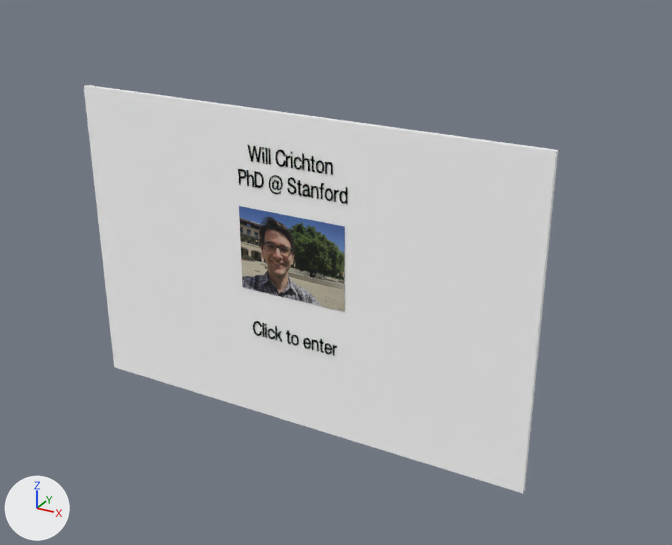
A saved change to the glTF model assets/models/website-terrain/WebsiteTerrain.gltf.
Both versions are drawn from a 50 mm camera at (8.01, -12.99, 9.84) aimed at (0.74, 0.24, 3.22). Arrows for +X, +Y and +Z are at lower left; the lights stay in place. Where no turn or scale is listed for an object, it has been applied to the vertices.
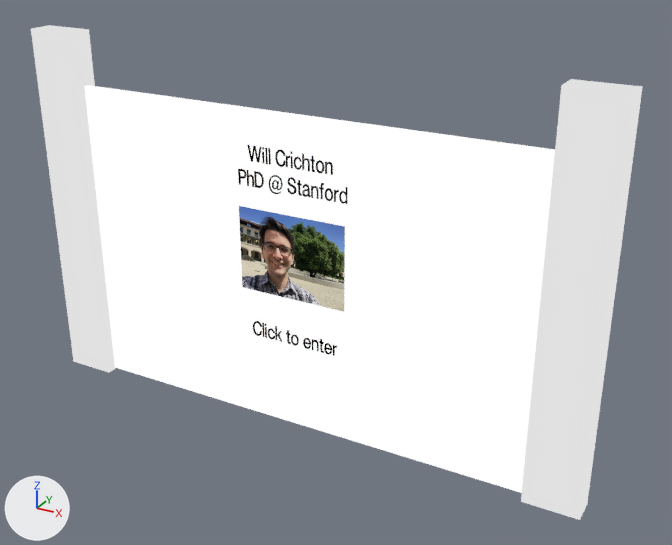
Edits to the bpy script that builds the scene:
```text
Change mat_headshot2material:
    remove # nodes: BsdfPrincipled, Mix, OutputMaterial, TexImage
    nodes: BsdfTransparent, Emission, LightPath, Mix, MixShader, OutputMaterial, TexImage
Add mat_standard:
    mat_standard = bpy.data.materials.new('Standard')
    # nodes: BsdfTransparent, Emission, LightPath, MixShader, OutputMaterial
Add mat_default_post2:
    mat_default_post2 = bpy.data.materials.new('Default-Post2')
    # nodes: BsdfTransparent, Emission, LightPath, MixShader, OutputMaterial
    # colours: light grey #e0e0e0
Add mat_default_post1:
    mat_default_post1 = bpy.data.materials.new('Default-Post1')
    # nodes: BsdfTransparent, Emission, LightPath, MixShader, OutputMaterial
    # colours: light grey #e0e0e0
Change me_mesh_0:
    where me_mesh_0.from_pydata(...)  # 8 vertices, 12 faces; spans x -4.5..4.5, y -0.05..0.05, z -3.0..3.0
    remove me_mesh_0.materials.append(mat_default_box)  # white #ffffff
    add me_mesh_0.materials.append(mat_standard)
Add me_mesh_3_1:
    me_mesh_3_1.from_pydata(...)  # a box spanning x -0.5..0.5, y -0.23..0.23, z -3.52..3.52
    me_mesh_3_1.materials.append(mat_default_post2)
Add me_mesh_2_1:
    me_mesh_2_1.from_pydata(...)  # a box spanning x -0.5..0.5, y -0.23..0.23, z -3.52..3.52
    me_mesh_2_1.materials.append(mat_default_post1)
Add ob_post2:
    ob_post2 = bpy.data.objects.new('Post2', me_mesh_3_1)
    ob_post2.location = (5.05, 0.0, 3.51)
Add ob_post1:
    ob_post1 = bpy.data.objects.new('Post1', me_mesh_2_1)
    ob_post1.location = (-4.97, 0.0, 3.51)
```

Changed parts and their boxes [x1, y1, x2, y2] in the pictures (672 x 545 px):
'Box', recoloured
    both: [84, 85, 558, 493]
'Post2', added
    after: [521, 79, 643, 520]
'Post1', added
    after: [31, 25, 116, 373]
'Box1', recoloured
    both: [239, 206, 345, 312]
